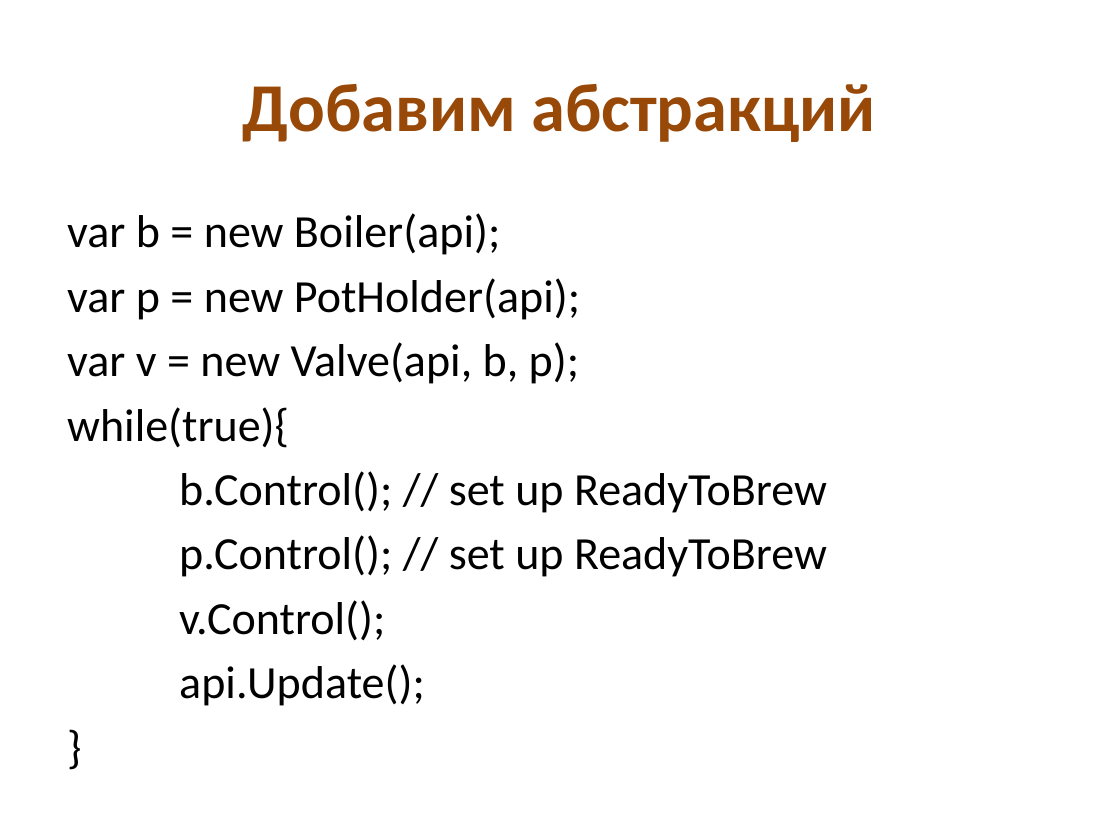
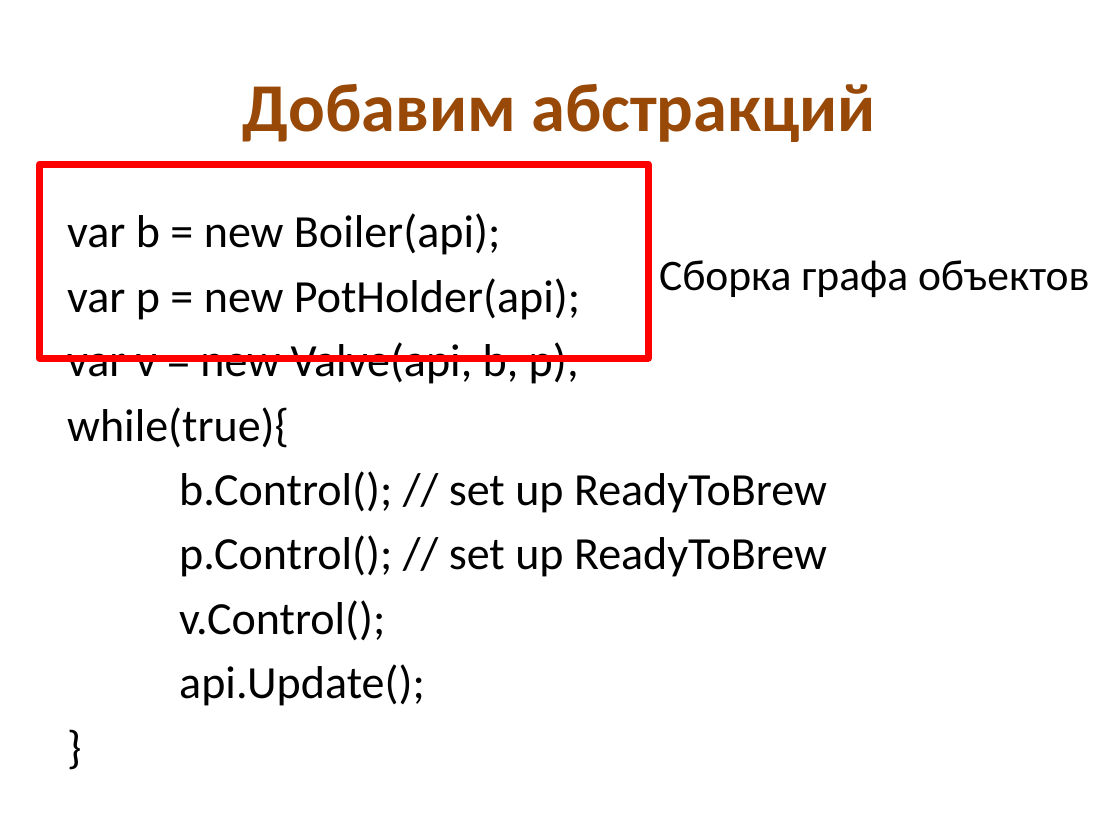
Before and after one commit to kontur-edu/2013, a slide deck: slide 19 of CodeDesign/Проектирование @ КрешКурс2013.pptx. Drawn at 1120x840 pixels with LibreOffice and Linux fonts; fonts in the diff are those of the drawing. Boxes give left, top, right and bottom in pixels: in the first picture for what was removed or moved away, otherwise in the second. Text is boxed around its words. In the diff, an @@ line names an element or a change of style, - is before the commit and + after.

```diff
--- a/CodeDesign/Проектирование @ КрешКурс2013.pptx
+++ b/CodeDesign/Проектирование @ КрешКурс2013.pptx
@@ rectangle added at box(39, 165, 647, 358), outline #FF0000 4.5 pt @@
@@ text added at box(659, 260, 1089, 297), 28 pt, text #000000 @@
+Сборка графа объектов
```
Also in this commit, not shown: 11 other slides changed, 6 slides added, 45 slides removed.
